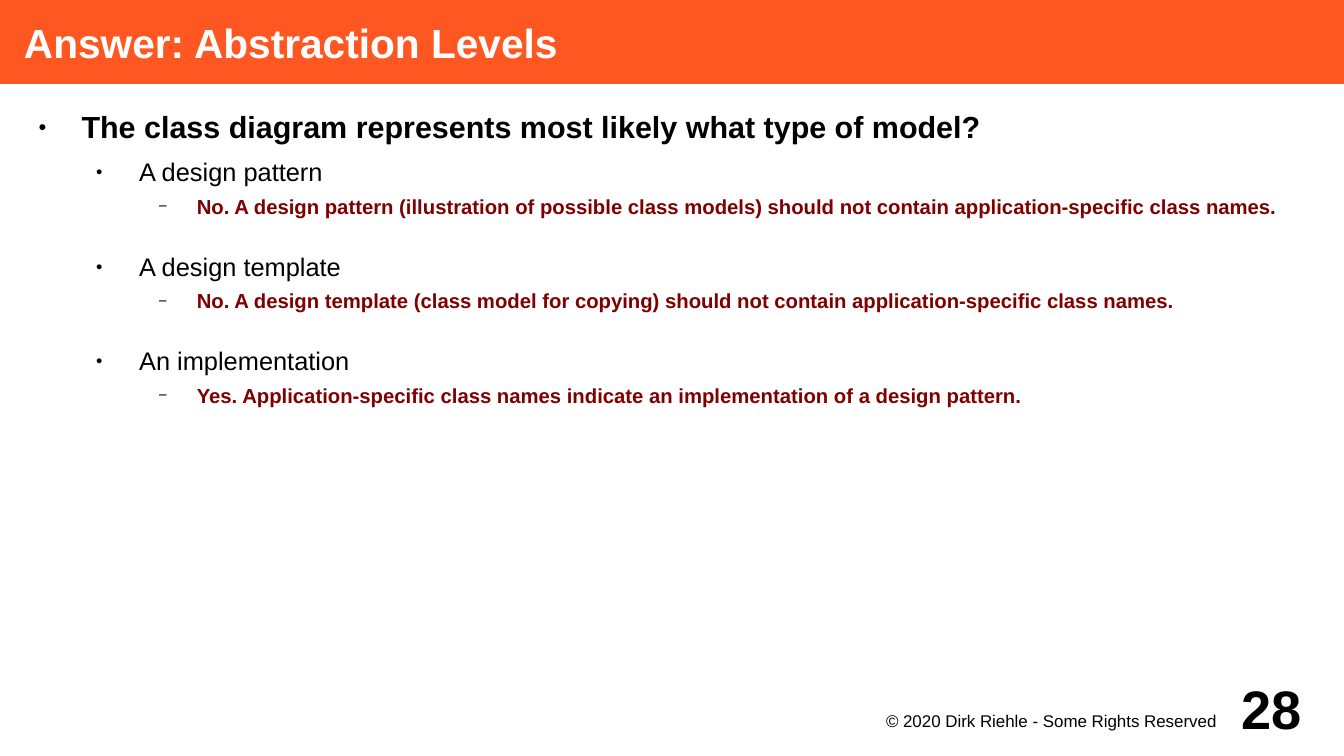
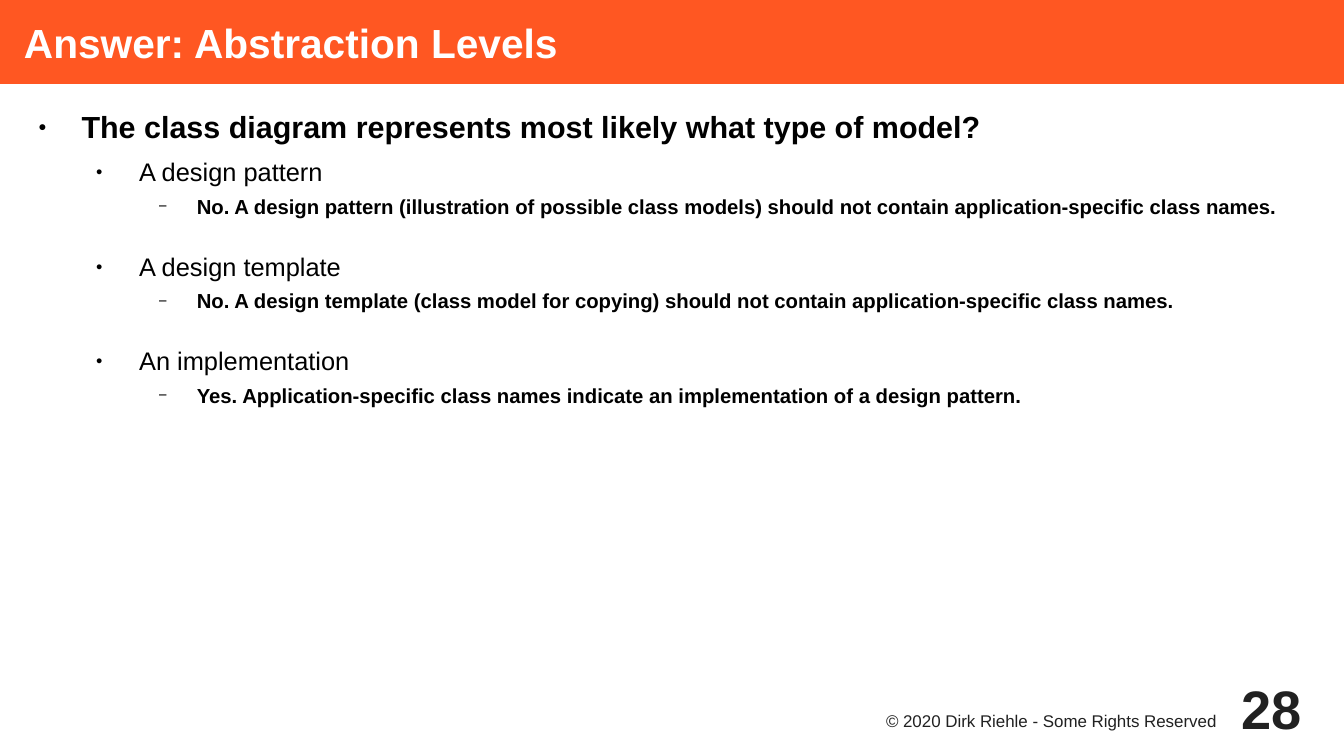
Before and after one commit to dirkriehle/adap-course, a slide deck: slide 28 of Lecture Slides/ADAP C08 - Design Patterns.odp. Drawn at 1344x756 pixels with LibreOffice and Linux fonts; fonts in the diff are those of the drawing. Boxes give left, top, right and bottom in pixels: in the first picture for what was removed or moved away, otherwise in the second. Text is boxed around its words. In the diff, an @@ line names an element or a change of style, - is before the commit and + after.

```diff
--- a/Lecture Slides/ADAP C08 - Design Patterns.odp
+++ b/Lecture Slides/ADAP C08 - Design Patterns.odp
@@ text at (x1=197, y1=199, x2=1276, y2=408): text colour #800000 to #000000 in "No. A design pattern (illustration of possible ...", "No. A design template (class model for ...", "Yes. Application-specific class names indicate an implementa ..." @@
@@ page number at (x1=1242, y1=691, x2=1302, y2=730): text colour #000000 to #212121 @@
@@ text "© 2020 Dirk Riehle - ..." at (x1=903, y1=714, x2=1216, y2=731): text colour #000000 to #212121 @@
```
Also in this commit, not shown: 36 other slides changed, 3 other files.
